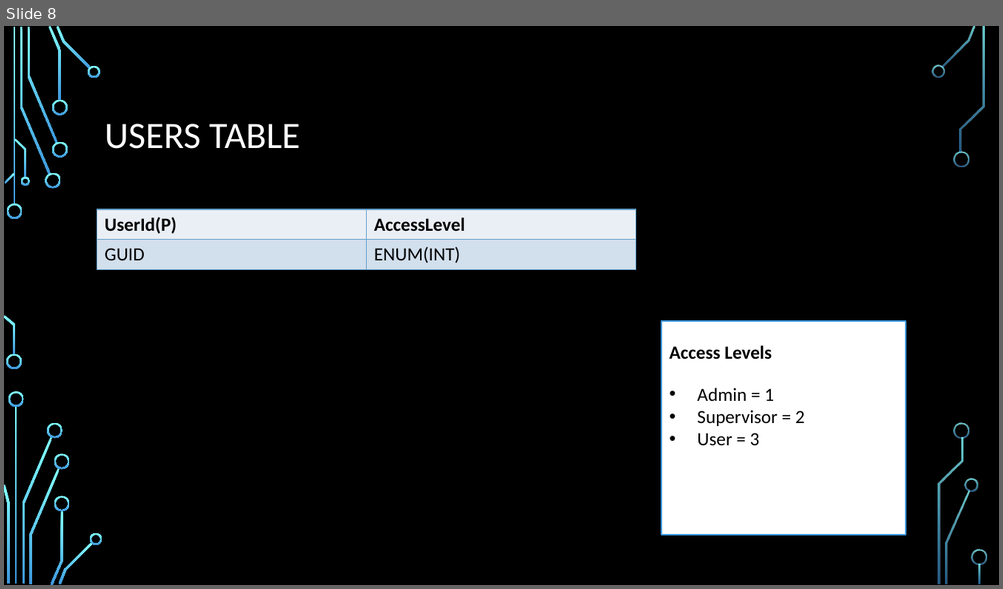
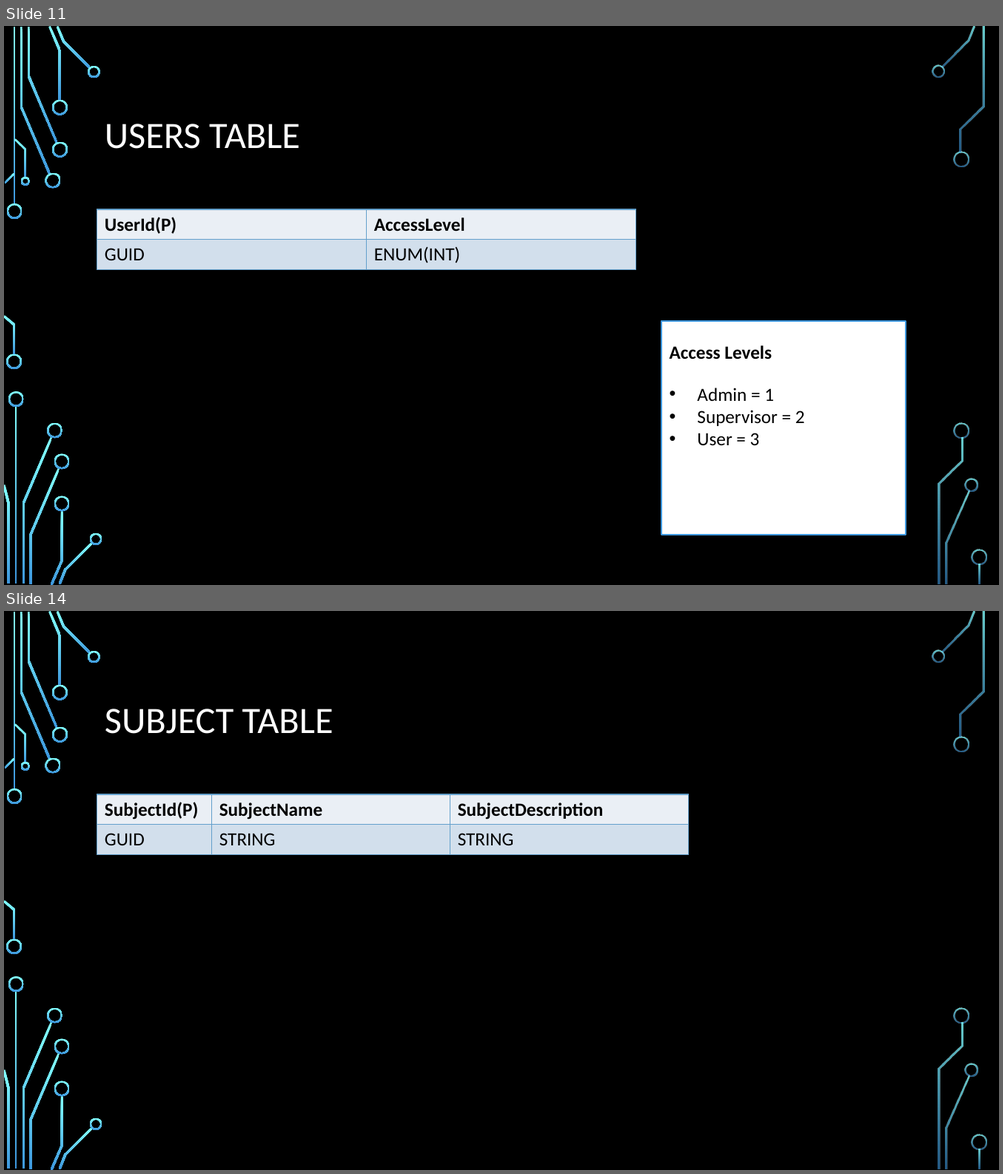
Before and after one commit to hunaidhanfee/solvelt, a slide deck: Docs/Solvelt.pptx. Shown one above the other, each under a label of ours: slide 8 before the commit, slides 11 and 14 after it; the slides between them are not shown. The pictures are 1003x589 and 1003x1174 pixels, drawn with LibreOffice and Linux fonts; fonts in the diff are those of the drawing; background and template pictures are left out. Boxes give left, top, right and bottom in pixels: in the first picture for what was removed or moved away, otherwise in the second. Text is boxed around its words. In the diff, an @@ line names an element or a change of style, - is before the commit and + after.

```diff
--- a/Docs/Solvelt.pptx
+++ b/Docs/Solvelt.pptx
@@ slide 14 added at (x1=4, y1=611, x2=999, y2=1170), background picture (left out); not listed: 36 template elements that a slide beside it also shows @@
@@ title added at (x1=105, y1=709, x2=333, y2=734), 36 pt, text #FFFFFF @@
+SUBJECT TABLE
@@ table added at (x1=97, y1=795, x2=688, y2=855), 2 rows, 3 columns @@
+SubjectId(P) | SubjectName | SubjectDescription
+GUID | STRING | STRING
@@ what was slide 8 is now slide 11 @@
```
Also in this commit, not shown: 4 slides changed, 4 other slides added.
